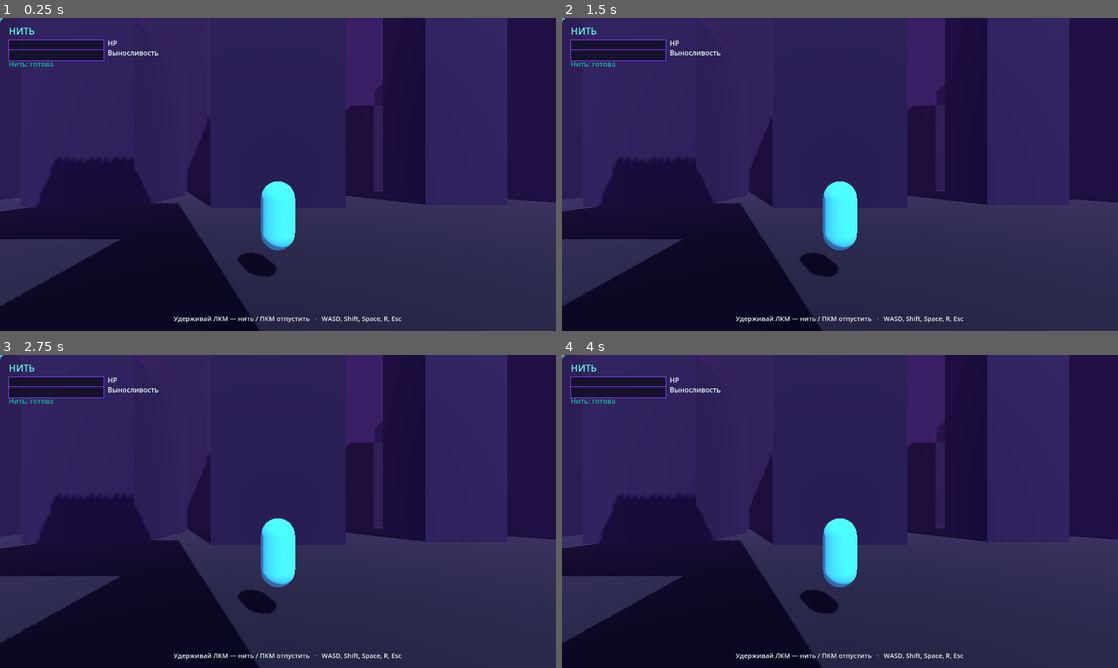
Above: before the commit, frames 1-4 (two rows, left to right).
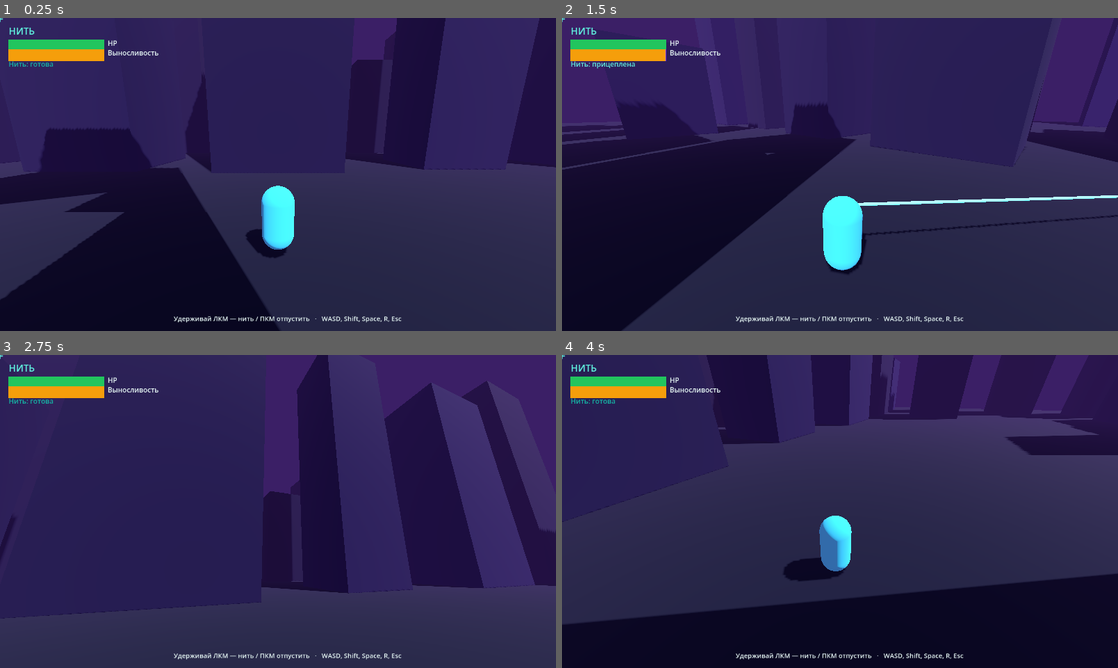
Above: after the commit, the same moments.

Repository: DarkAlmas/spider-free
Game: Godot game, scene res://scenes/main.tscn
Same seed, same stepped clock (60 frames per second), same inputs: the game is played once before the commit and once after it.
Inputs (mouse positions are in pixels of both pictures, inside the frame that each line leads up to):
- Up to frame 1 (0.25 s): no input
- Up to frame 2 (1.5 s): tap Enter at 0.5 s; move the mouse to (962, 158) at 0.52 s; hold Right (ui_right) 0.53-1.28 s; tap R at 0.6 s; click (962, 158) at 0.67 s; tap Space at 0.77 s; move the mouse to (728, 190) at 1.27 s; hold Down (ui_down) from 1.28 s (still down); tap Shift at 1.35 s
- Up to frame 3 (2.75 s): tap Space at 1.52 s; move the mouse to (333, 442) at 2.02 s; release Down (ui_down) at 2.03 s; hold Right (ui_right) from 2.03 s (still down); tap R at 2.1 s
- Up to frame 4 (4 s): move the mouse to (812, 574) at 2.77 s; release Right (ui_right) at 2.78 s; hold Up (ui_up) 2.78-3.53 s; tap Shift at 2.85 s; click (812, 574) at 2.92 s; tap Space at 3.02, 3.77 s; move the mouse to (1006, 558) at 3.52 s; hold Left (ui_left) from 3.53 s (still down); tap R at 3.6 s

The runs differ from the first frame. In frame 1, 16% of the frame differs, in the area x 0-100%, y 0-100%; in frame 2, 28%; in frame 3, 36%; in frame 4, 39%.
Error before the commit: Parse Error: Cannot infer the type of "t" variable because the value doesn't have a set type. (res://scripts/player.gd:73)

Commit message:
physics: fix typed tension var; camera: pivot lag smoothing while swinging

Diff:
--- a/scripts/player.gd
+++ b/scripts/player.gd
@@ -7,6 +7,9 @@
 const WEB_RANGE := 120.0
 const ROPE_K := 120.0      # spring stiffness per metre of stretch
 const ROPE_DAMP := 14.0    # damper on radial (outward) speed
+const PIVOT_OFS := Vector3(0, 1.2, 0)
+const CAM_LAG_SWING := 6.0   # lower = more lag while swinging
+const CAM_LAG_GROUND := 20.0
 const ROPE_SLOP := 0.5     # max stretch before soft position correction
 @onready var pivot: Node3D = $Pivot
 @onready var cam: Camera3D = $Pivot/SpringArm3D/Camera3D
@@ -22,6 +25,8 @@
 func _ready():
 	Input.mouse_mode = Input.MOUSE_MODE_CAPTURED
 	rope.top_level = true
+	pivot.top_level = true  # camera follows with lag
+	pivot.global_position = global_position + PIVOT_OFS
 
 func _unhandled_input(ev):
 	if ev is InputEventMouseMotion and Input.mouse_mode == Input.MOUSE_MODE_CAPTURED:
@@ -50,7 +55,7 @@
 	attached = false  # keep current velocity
 
 func _physics_process(dt):
-	pivot.rotation = Vector3(pitch, yaw, 0)
+	pivot.global_rotation = Vector3(pitch, yaw, 0)
 	var inp := Input.get_vector("ui_left","ui_right","ui_up","ui_down")
 	var k := Vector2(float(Input.is_key_pressed(KEY_D)) - float(Input.is_key_pressed(KEY_A)), float(Input.is_key_pressed(KEY_S)) - float(Input.is_key_pressed(KEY_W)))
 	if k != Vector2.ZERO: inp = k.normalized()
@@ -70,7 +75,7 @@
 			var n := d / dist  # anchor->player unit; tension acts along -n only
 			var stretch := dist - rope_len
 			var radial := velocity.dot(n)  # >0 = moving away from anchor
-			var t := ROPE_K * stretch + ROPE_DAMP * max(radial, 0.0)
+			var t: float = ROPE_K * stretch + ROPE_DAMP * max(radial, 0.0)
 			velocity -= n * max(t, 0.0) * dt  # rope pulls, never pushes
 			if stretch > ROPE_SLOP:  # soft correction for stability only
 				global_position -= n * (stretch - ROPE_SLOP) * 0.5
@@ -80,6 +85,8 @@
 	stamina = clamp(stamina + (-20.0 if running else 15.0) * dt, 0.0, 100.0)
 	move_and_slide()
 	if global_position.y < -30: global_position = Vector3(0, 2, 0); velocity = Vector3.ZERO
+	var lag := CAM_LAG_SWING if attached else CAM_LAG_GROUND
+	pivot.global_position = pivot.global_position.lerp(global_position + PIVOT_OFS, clamp(lag * dt, 0.0, 1.0))
 	_draw_rope()
 
 func _draw_rope():
